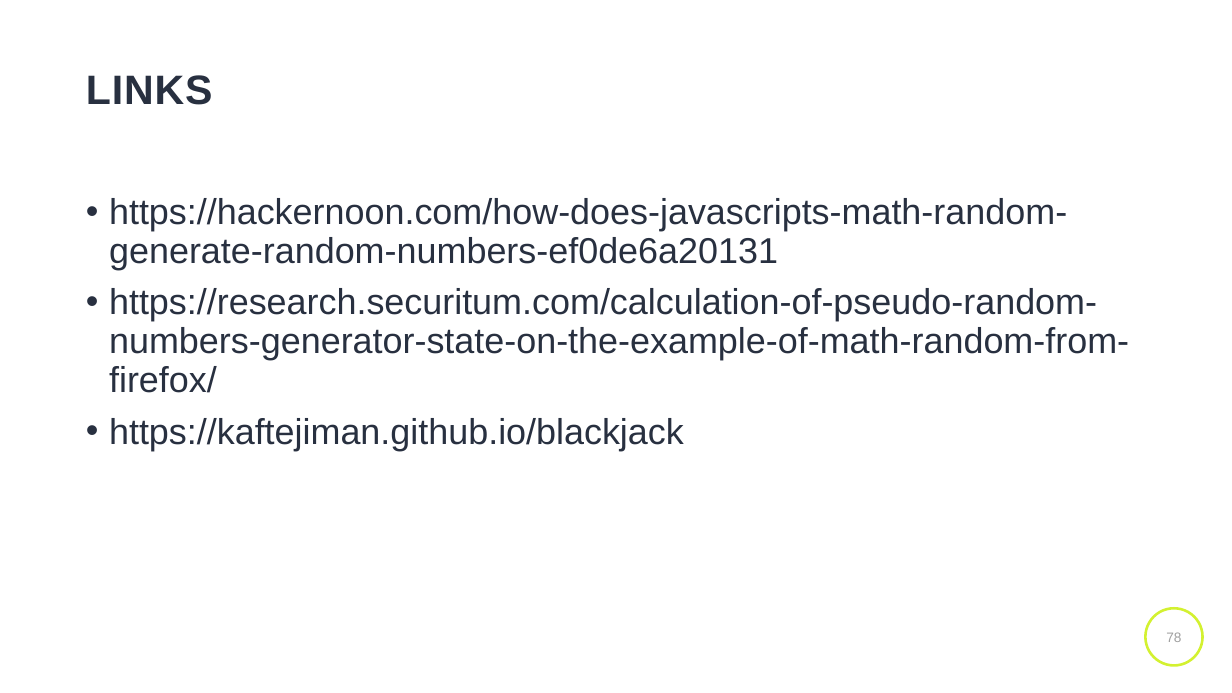
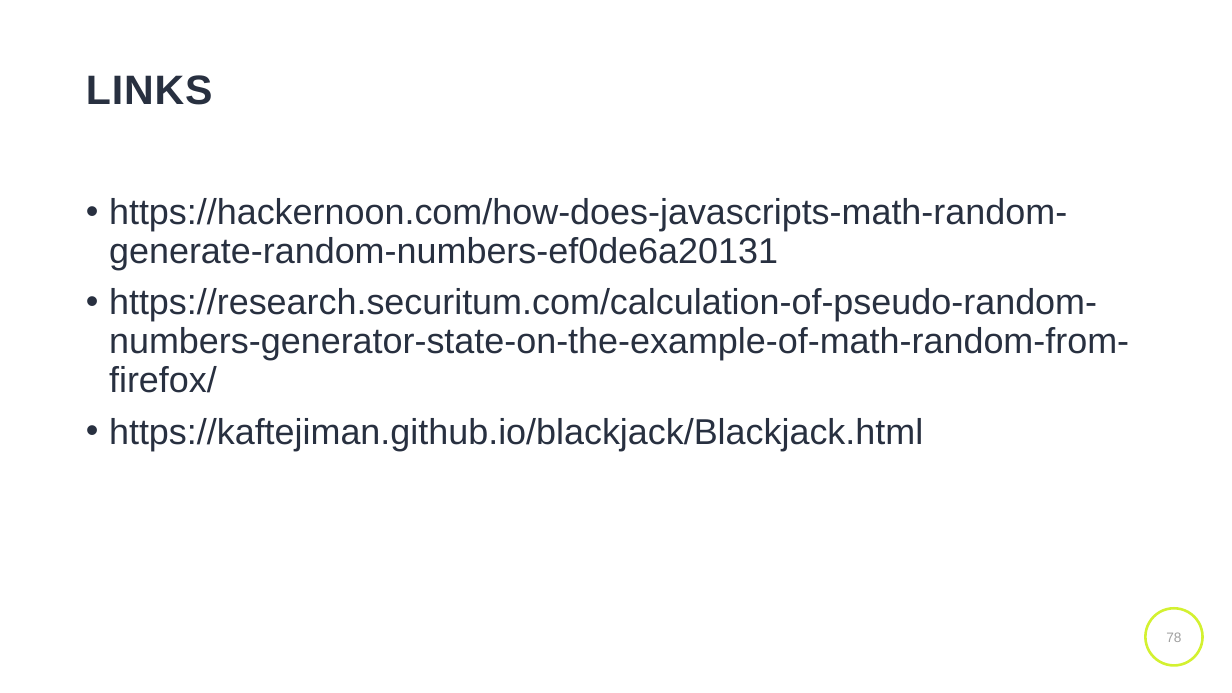
Before and after one commit to kaftejiman/kaftejiman.github.io, a slide deck: slide 78 of blackjack/presentation/Presentation1.pptx. Drawn at 1232x693 pixels with LibreOffice and Linux fonts; fonts in the diff are those of the drawing. Boxes give left, top, right and bottom in pixels: in the first picture for what was removed or moved away, otherwise in the second. Text is boxed around its words. In the diff, an @@ line names an element or a change of style, - is before the commit and + after.

```diff
--- a/blackjack/presentation/Presentation1.pptx
+++ b/blackjack/presentation/Presentation1.pptx
@@ text at (109,418,923,451): text changed @@
-• https://kaftejiman.github.io/blackjack
+• https://kaftejiman.github.io/blackjack/Blackjack.html
```
Also in this commit, not shown: 20 other files.
